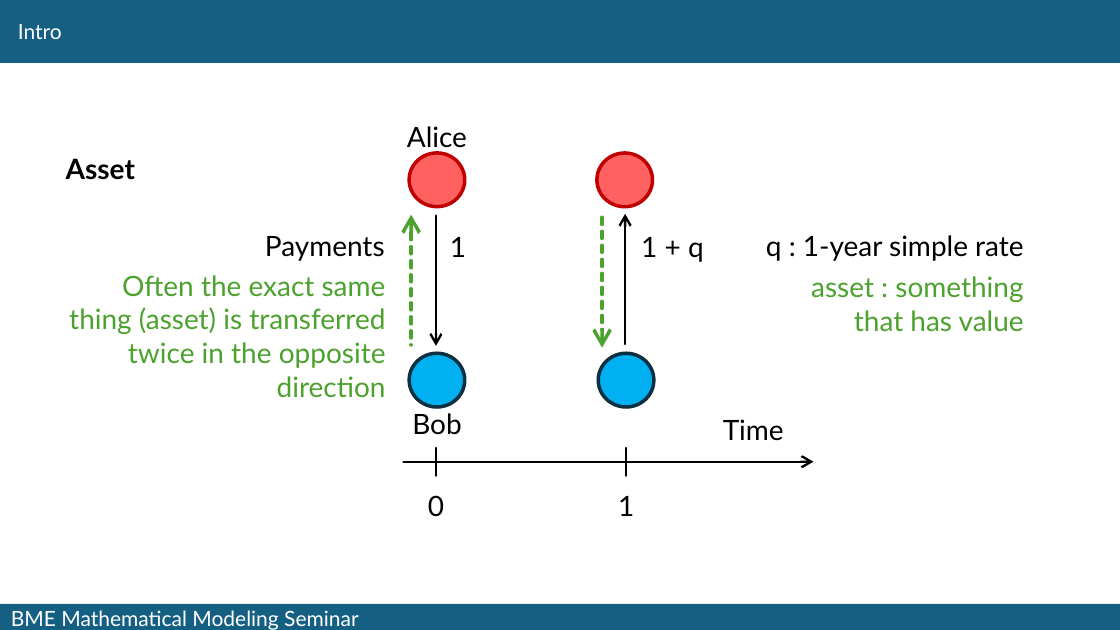
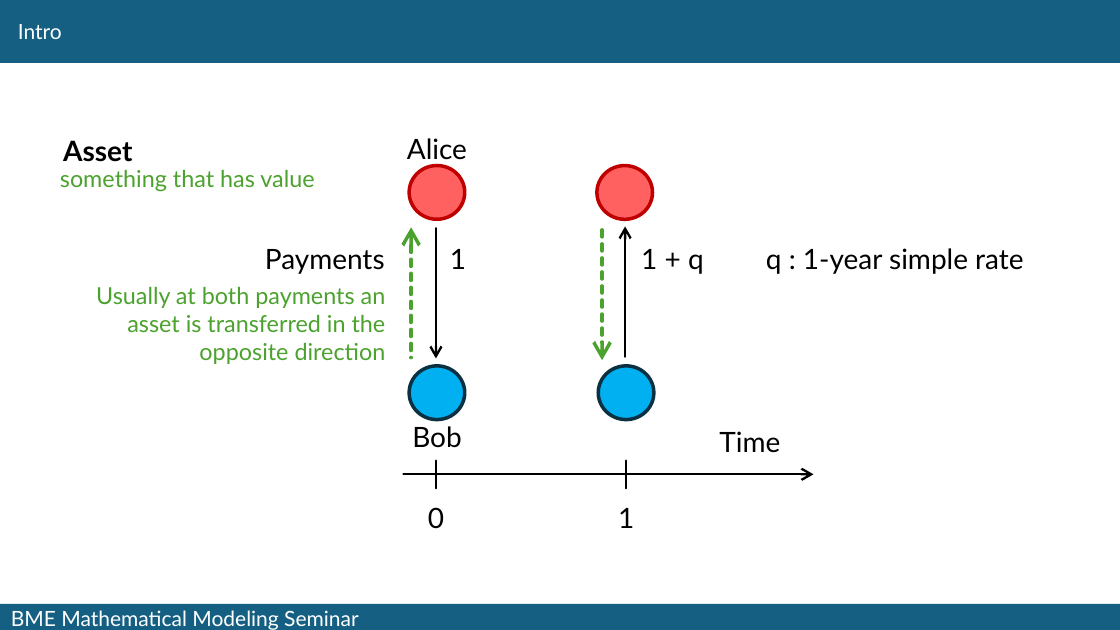
Before and after one commit to fij/btup, a slide deck: slide 6 of MMS_2024_09_10/Farkas_2024_09_10.pptx. Drawn at 1120x630 pixels with LibreOffice and Linux fonts; fonts in the diff are those of the drawing. Boxes give left, top, right and bottom in pixels: in the first picture for what was removed or moved away, otherwise in the second. Text is boxed around its words. In the diff, an @@ line names an element or a change of style, - is before the commit and + after.

```diff
--- a/MMS_2024_09_10/Farkas_2024_09_10.pptx
+++ b/MMS_2024_09_10/Farkas_2024_09_10.pptx
@@ text "Asset": place and size @@
-text "Asset" at <box>66,158,135,180</box>
+text "Asset" at <box>63,140,132,162</box>
@@ text at <box>60,170,314,192</box>: text changed; size 24 to 20 pt @@
-asset : something that has value
+something that has value
@@ 8 texts, 4 arrows, 2 ellipses: place and size @@
-8 texts, 4 arrows, 2 ellipses at <box>265,126,1023,517</box>
+8 texts, 4 arrows, 2 ellipses at <box>265,138,1023,529</box>
@@ text at <box>96,287,386,364</box>: text changed; size 24 to 20 pt @@
-Often the exact same thing (asset) is transferred twice in the opposite direction
+Usually at both payments an asset is transferred in the opposite direction
@@ text "Time": place and size @@
-text "Time" at <box>723,419,784,441</box>
+text "Time" at <box>719,431,780,453</box>
@@ 2 ellipses, 2 lines, 1 arrow: place and size @@
-2 ellipses, 2 lines, 1 arrow at <box>409,218,654,476</box>
+2 ellipses, 2 lines, 1 arrow at <box>409,230,654,488</box>
```
Also in this commit, not shown: 4 other slides changed, 1 slide added, 3 slides removed.
